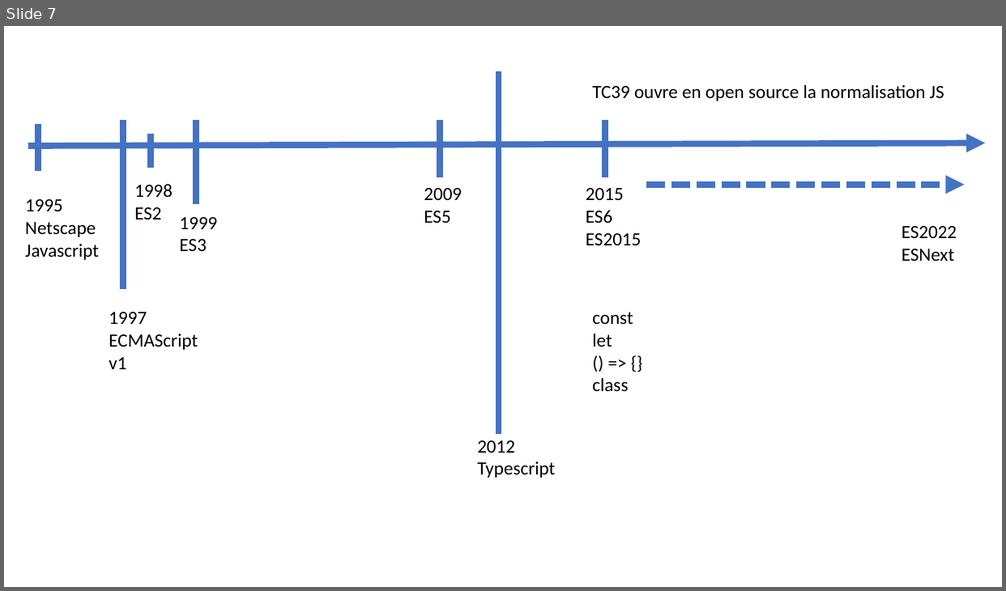
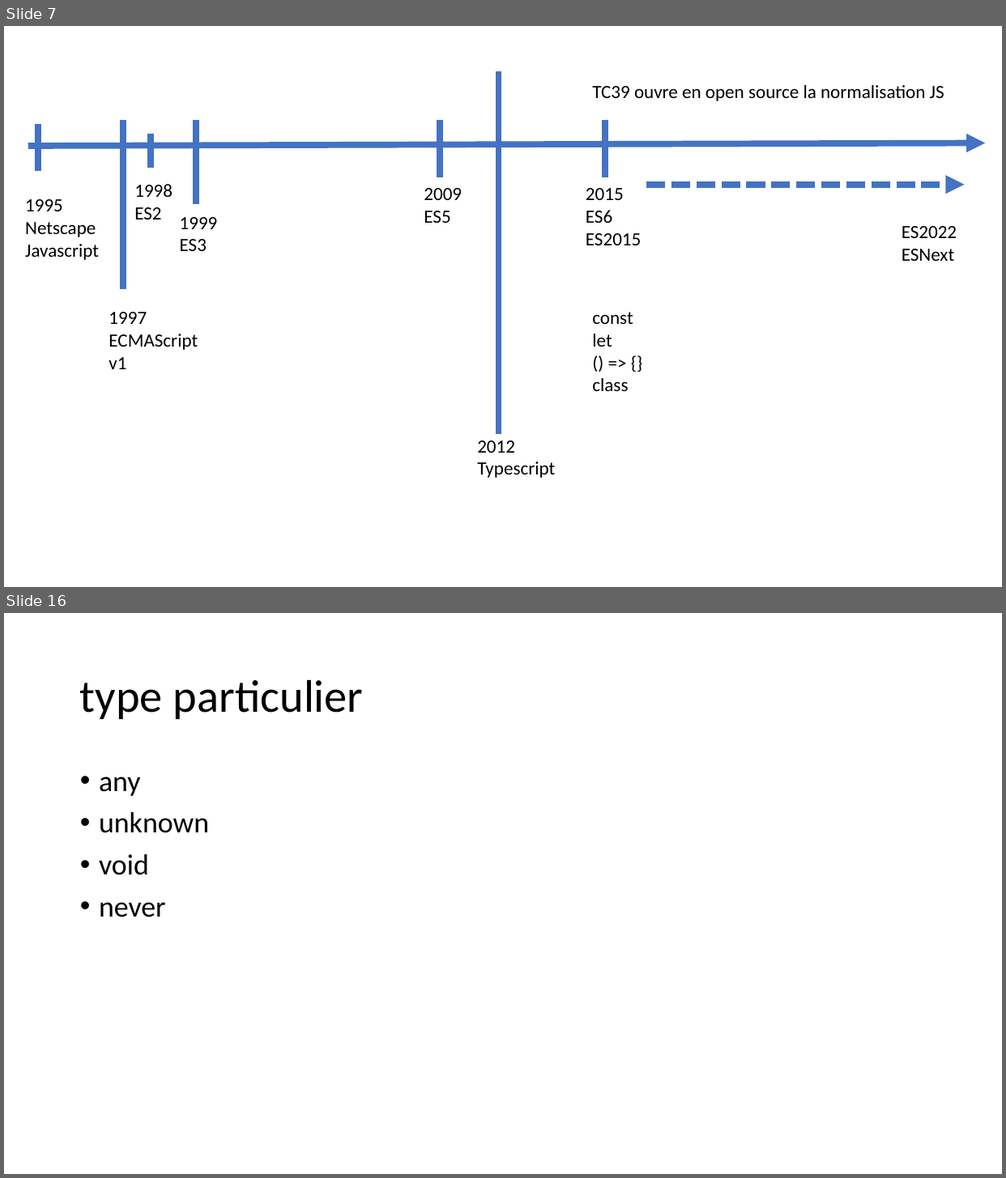
Before and after one commit to jlg-formation/tsr-mai-2022, a slide deck: notes.pptx. Shown one above the other, each under a label of ours: slide 7 before the commit, slides 7 and 16 after it; the slides between them are not shown. The pictures are 1006x591 and 1006x1178 pixels, drawn with LibreOffice and Linux fonts; fonts in the diff are those of the drawing. Boxes give left, top, right and bottom in pixels: in the first picture for what was removed or moved away, otherwise in the second. Text is boxed around its words. In the diff, an @@ line names an element or a change of style, - is before the commit and + after.

```diff
--- a/notes.pptx
+++ b/notes.pptx
@@ slide 16 added at bbox=[4, 613, 1002, 1174], background #FFFFFF @@
@@ title added at bbox=[80, 679, 364, 719], 44 pt, text #000000 @@
+type particulier
@@ text added at bbox=[99, 777, 209, 918], 28 pt, text #000000 @@
+• any
+• unknown
+• void
+• never
```
Also in this commit, not shown: 1 slide changed, 9 other slides added.
